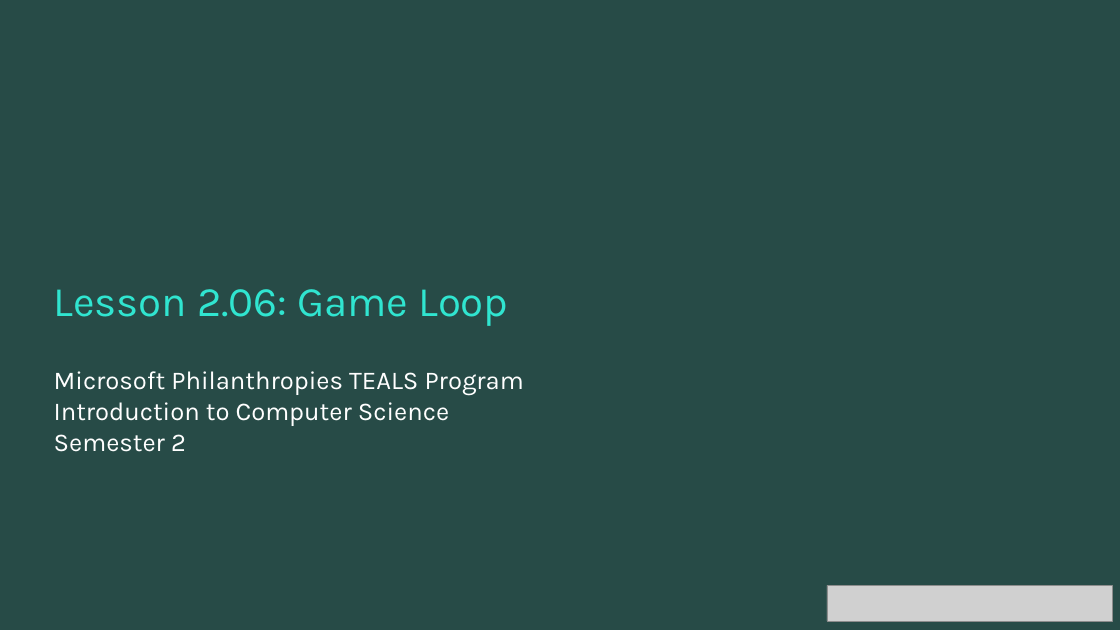
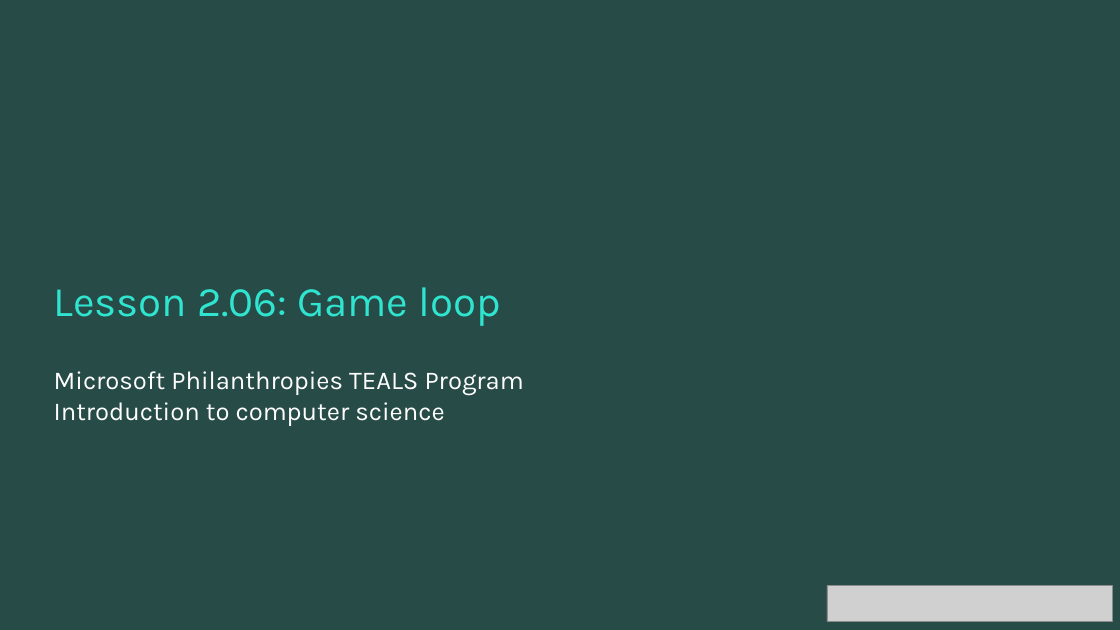
Before and after one commit to TEALSK12/2nd-semester-introduction-to-computer-science, a slide deck: slide 1 of units/2_unit/slidedecks/Intro Python 2.06 TEALS.pptx. Drawn at 1120x630 pixels with LibreOffice and Linux fonts; fonts in the diff are those of the drawing; grey boxes stand for pictures; background and template pictures are left out. Boxes give left, top, right and bottom in pixels: in the first picture for what was removed or moved away, otherwise in the second. Text is boxed around its words. In the diff, an @@ line names an element or a change of style, - is before the commit and + after.

```diff
--- a/units/2_unit/slidedecks/Intro Python 2.06 TEALS.pptx
+++ b/units/2_unit/slidedecks/Intro Python 2.06 TEALS.pptx
@@ title at (54, 287, 500, 326): text changed @@
-Lesson 2.06: Game Loop
+Lesson 2.06: Game loop
@@ text at (54, 402, 444, 426): text changed @@
-Introduction to Computer Science
-Semester 2
+Introduction to computer science
```
Also in this commit, not shown: 9 other slides changed.
